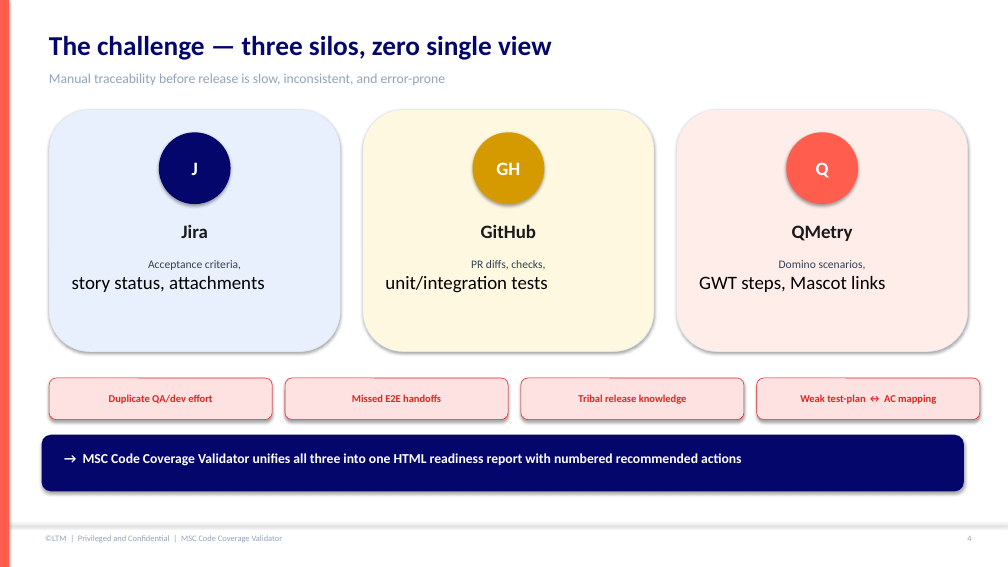
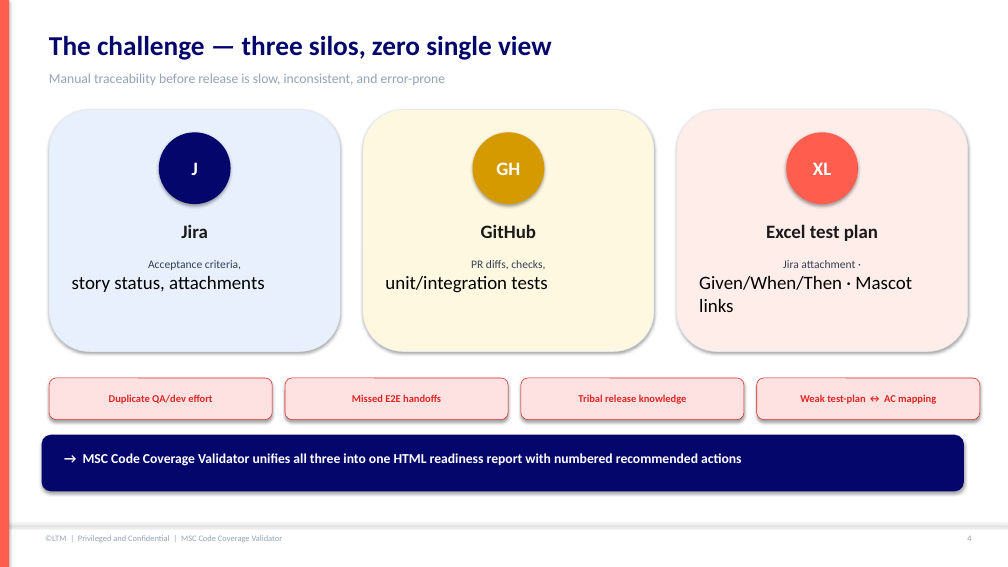
Before and after one commit to mgunjal11/pegasus-qa-agents-lab-copy, a slide deck: slide 5 of docs/MSC-Code-Coverage-Validator-Guide.pptx. Drawn at 1008x567 pixels with LibreOffice and Linux fonts; fonts in the diff are those of the drawing. Boxes give left, top, right and bottom in pixels: in the first picture for what was removed or moved away, otherwise in the second. Text is boxed around its words. In the diff, an @@ line names an element or a change of style, - is before the commit and + after.

```diff
--- a/docs/MSC-Code-Coverage-Validator-Guide.pptx
+++ b/docs/MSC-Code-Coverage-Validator-Guide.pptx
@@ text in ellipse at bbox=[813, 162, 831, 175]: text changed @@
-Q
+XL
@@ text at bbox=[766, 224, 878, 241]: text changed @@
-QMetry
+Excel test plan
@@ text at bbox=[699, 260, 912, 312]: text changed @@
-Domino scenarios,
-GWT steps, Mascot links
+Jira attachment ·
+Given/When/Then · Mascot links
```
Also in this commit, not shown: 15 other slides changed, 1 slide added, 13 other files.
